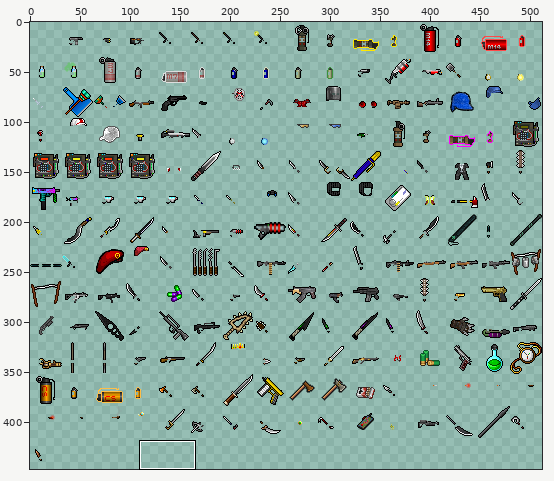
A sprite sheet gets an edit: Zhigh_mod/Zhigh_reskins.png. The picture above shows the old version from afar; the outline marks the close-up.
Close-up. First the earlier version:
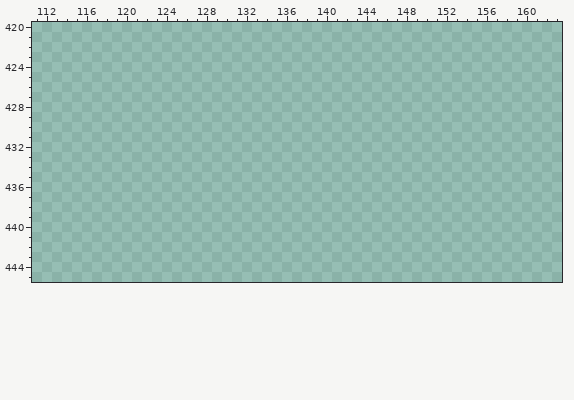
The file is 512x512 pixels. Pixels under 10% opacity are left out. Colours within 5 levels of each other are drawn and written as one. Shown: x 111..163, y 420..445. The wide view leaves out empty margins. The commit also changed other parts of the picture, which this record leaves out.
Palette (. is transparent): 
After the commit:
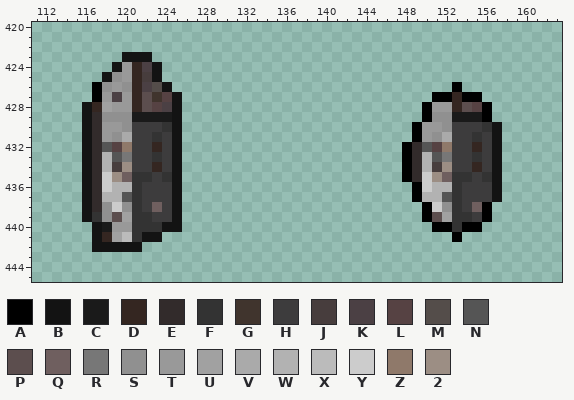
Colours new in this view: A #000000  B #131313  C #1a1a1a  D #342621  E #322b2b  F #333333  G #40342d  H #3d3c3d  J #473d3d  K #4b4044  L #564243  M #544d4a  N #555555  P #5c4e4e  Q #6f5f5f  R #777777  S #909090  T #999999  U #a1a1a1  V #aaaaaa  W #b2b2b2  X #bbbbbb  Y #cccccc  Z #8f796a  2 #9c8e84
Change:
Changed rows in their new state; - is an unchanged pixel.
first column x 116:
423 ----BBB-----------------------------------
424 ---BTDKB----------------------------------
425 --BSTDJB----------------------------------
426 -ASTSDKMB----------------------------A----
427 -ATKTDPGLB-------------------------AADAA--
428 BDUTTDPLKB------------------------ATTDPLA-
429 BESSSCCCCB------------------------ASSCCCA-
430 BETTSHHHFB-----------------------ATTSHHHFB
431 BETSVHHFHB-----------------------ATSVHHFHB
432 BENLZHHDHB----------------------AENLZHHDHB
433 BEWNRHHFHB----------------------AEWNRHHFHB
434 BEWJ2HHDHB----------------------AEWJ2HHDHB
435 BEY2QFFHFB----------------------AEY2QFFHFB
436 BEYWWFHHHB-----------------------AYWWFHHHB
437 BEWWNFHHHB-----------------------AWWNFHHHB
438 BESYSFHQHB------------------------AYSFHQA-
439 BFSPUFFHHB------------------------APUFFHA-
440 -BCTTFFFBB-------------------------AAFAA--
441 -BDUXFBB-----------------------------A----
442 -BBBBB------------------------------------
